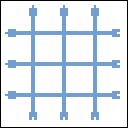
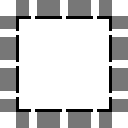
The second w=128, h=128 image is a revision of the first. Changes to its layers:
added layer "SmallChip" above "Guide" over (19, 19, 109, 109)
showed "Guide" over (19, 19, 110, 110)
painted on "ChipV1-3" over (93, 16, 97, 48)
painted on "ChipV1-2" over (62, 16, 66, 48)
painted on "ChipH3-1" over (16, 93, 49, 97)
painted on "ChipH2-3" over (81, 62, 112, 66)
painted on "ChipH2-2" over (49, 62, 81, 66)
painted on "ChipH2-1" over (16, 62, 49, 66)
painted on "ChipH1-3" over (81, 31, 112, 35)
painted on "ChipH1-2" over (49, 31, 81, 35)
painted on "ChipH1-1" over (16, 31, 49, 35)
painted on "ChipV1-1" over (31, 16, 35, 48)
painted on "ChipV2-3" over (93, 48, 97, 81)
painted on "ChipV2-2" over (62, 48, 66, 81)
painted on "ChipV3-3" over (93, 81, 97, 112)
painted on "ChipV3-2" over (62, 81, 66, 112)
painted on "ChipV3-1" over (31, 81, 35, 112)
painted on "ChipV2-1" over (31, 48, 35, 81)
painted on "ChipH3-3" over (81, 93, 112, 97)
painted on "ChipH3-2" over (49, 93, 81, 97)
painted on "Chip-L3" over (5, 91, 16, 99)
painted on "Chip-L2" over (5, 60, 16, 68)
added layer "R1PortConnect" above "B3PortConnect" over (117, 29, 128, 37)
hid "Chip" over (0, 0, 128, 128)
…and 21 more changes (11 added, 10 painted)
